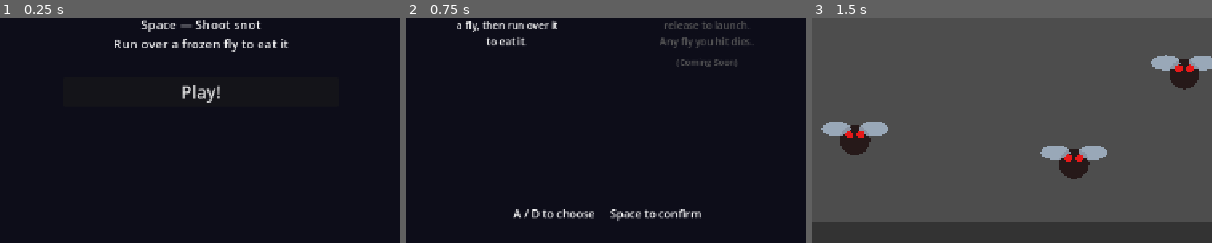
Above: before the commit, frames 1-3 (left to right).
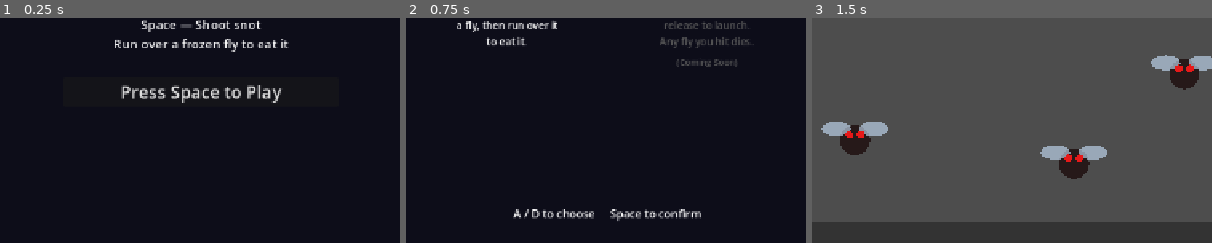
Above: after the commit, the same moments.

Repository: christophertrev/cat-game
Game: Godot game, scene res://scenes/start_screen.tscn
Same seed, same stepped clock (60 frames per second), same inputs: the game is played once before the commit and once after it.
Inputs:
- Up to frame 1 (0.25 s): no input
- Up to frame 2 (0.75 s): click "Play!" (after the commit: "Press Space to Play") at 0.5 s
- Up to frame 3 (1.5 s): tap Enter (p2_action) at 1.25 s; hold D (p1_right) from 1.28 s (still down); tap Space (p1_action) at 1.35 s
The pictures show only the part of the screen within x 25-75%, y 50-100%; the shares and areas given below are measured in that part.

The runs differ from the first frame. In frame 1, 1.3% of the frame differs, in the area x 30-71%, y 29-38%; in frame 2, nothing differs; in frame 3, nothing differs.

Commit message:
Allow Space to advance past start screen, update button text
Co-Authored-By: Claude Sonnet 4.6 <noreply@anthropic.com>

Diff:
--- a/scenes/start_screen.tscn
+++ b/scenes/start_screen.tscn
@@ -48,7 +48,7 @@
 
 [node name="PlayButton" type="Button" parent="VBox"]
 layout_mode = 2
-text = "Play!"
+text = "Press Space to Play"
 theme_override_font_sizes/font_size = 28
 
 [connection signal="pressed" from="VBox/PlayButton" to="." method="_on_play_pressed"]
--- a/scripts/start_screen.gd
+++ b/scripts/start_screen.gd
@@ -1,4 +1,11 @@
 extends Control
 
+func _process(_delta: float) -> void:
+	if Input.is_action_just_pressed("p1_action"):
+		_go()
+
 func _on_play_pressed() -> void:
+	_go()
+
+func _go() -> void:
 	get_tree().change_scene_to_file("res://scenes/char_select.tscn")
